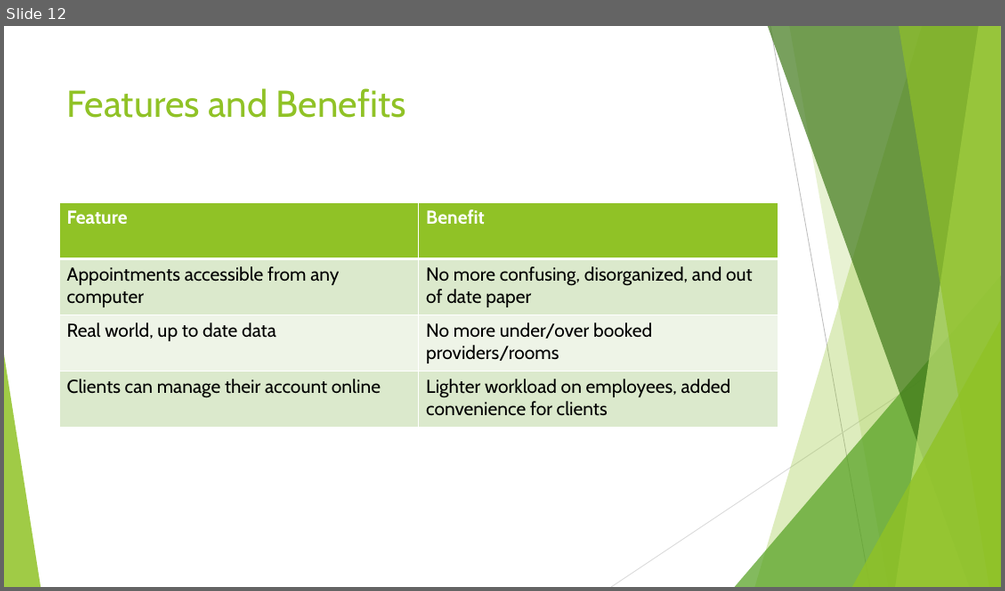
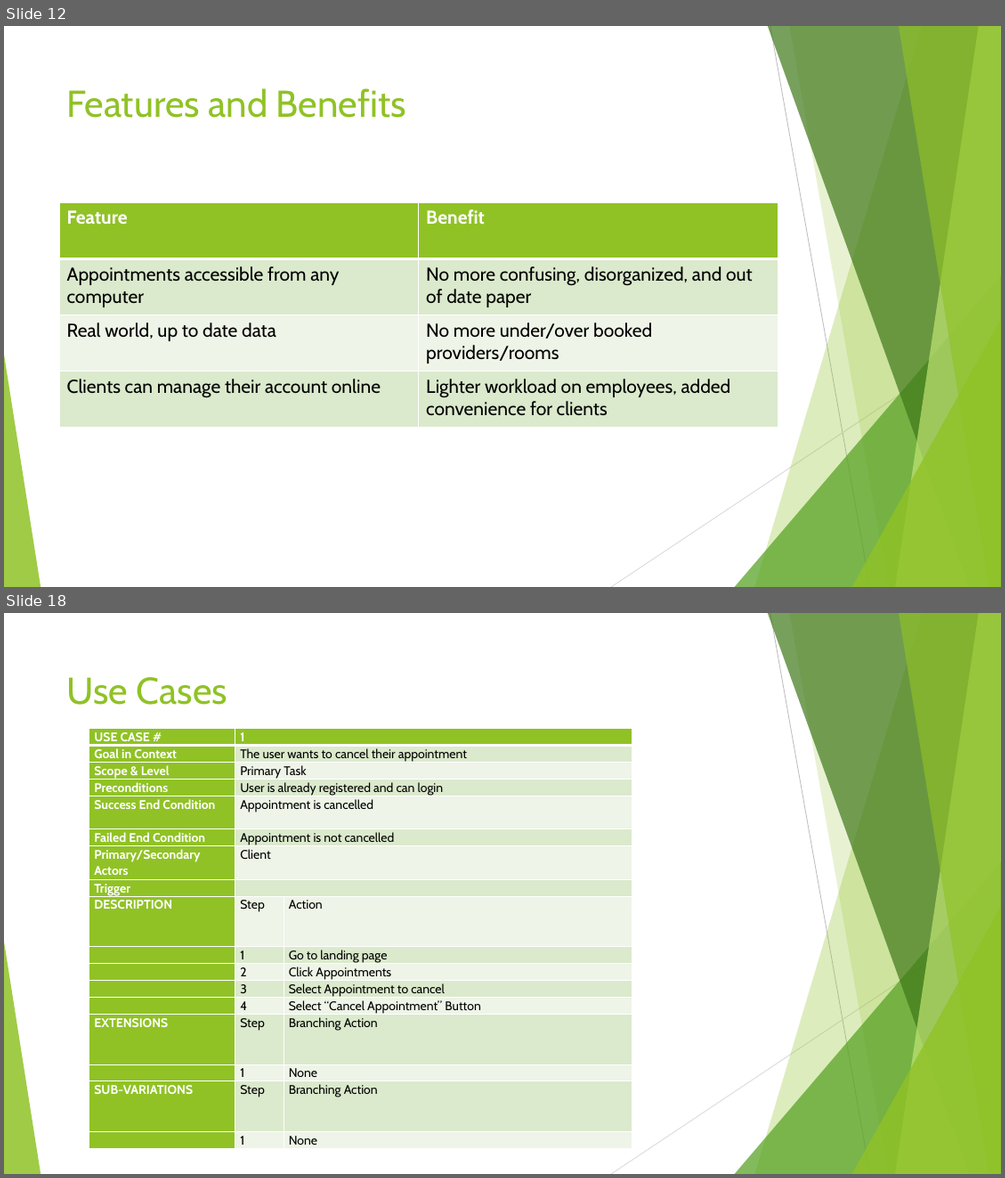
Before and after one commit to franzcatch/Clinic, a slide deck: Docs/Adam Franzen COSC6000 FA2 2016 Presentation 3.pptx. Shown one above the other, each under a label of ours: slide 12 before the commit, slides 12 and 18 after it; the slides between them are not shown. The pictures are 1005x591 and 1005x1178 pixels, drawn with LibreOffice and Linux fonts; fonts in the diff are those of the drawing. Boxes give left, top, right and bottom in pixels: in the first picture for what was removed or moved away, otherwise in the second. Text is boxed around its words. In the diff, an @@ line names an element or a change of style, - is before the commit and + after.

```diff
--- a/Docs/Adam Franzen COSC6000 FA2 2016 Presentation 3.pptx
+++ b/Docs/Adam Franzen COSC6000 FA2 2016 Presentation 3.pptx
@@ slide 18 added at (x1=4, y1=613, x2=1001, y2=1174), background #FFFFFF; not listed: 10 template elements that a slide beside it also shows @@
@@ title added at (x1=67, y1=677, x2=227, y2=705), 36 pt, text #90C226 @@
+Use Cases
@@ table added at (x1=89, y1=729, x2=631, y2=1149), 17 rows, 3 columns @@
+USE CASE # | 1 | 
+Goal in Context | The user wants to cancel their appointment | 
+Scope & Level | Primary Task | 
+Preconditions | User is already registered and can login | 
+Success End Condition | Appointment is cancelled | 
+Failed End Condition | Appointment is not cancelled | 
+Primary/Secondary Actors | Client | 
+Trigger |  | 
+DESCRIPTION | Step | Action
+ | 1 | Go to landing page
+ | 2 | Click Appointments
+ | 3 | Select Appointment to cancel
+ | 4 | Select “Cancel Appointment” Button
+EXTENSIONS | Step | Branching Action
+ | 1 | None
+SUB-VARIATIONS | Step | Branching Action
+ | 1 | None
```
Also in this commit, not shown: 10 slides changed, 4 other slides added, 3 slides removed, 4 other files.
